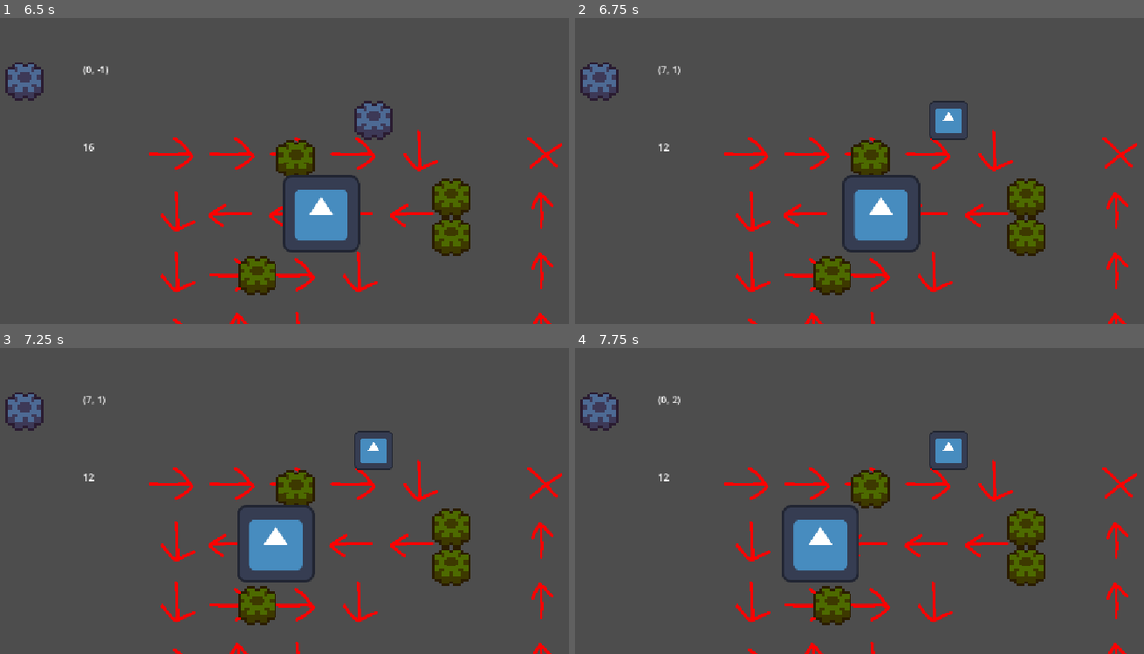
Above: before the commit, frames 1-4 (two rows, left to right).
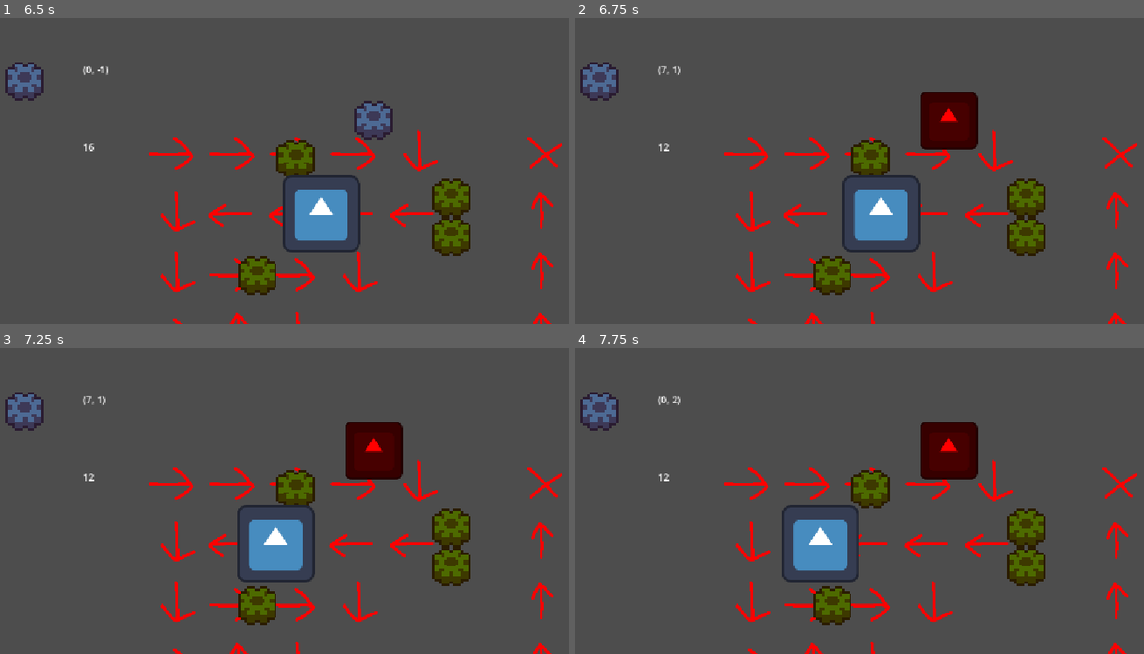
Above: after the commit, the same moments.

Repository: aughckt/spin-to-win
Game: Godot game, scene res://test_world.tscn
Two runs of this game, one before a commit and one after it. Both use one fixed random seed, a clock stepped at 60 frames per second and the inputs below. This scene is started directly instead of the project's main scene. The engine's default icon, where the game draws it, is replaced by a stand-in: a white triangle on a blue panel in a dark square.
Inputs (mouse positions are in pixels of both pictures, inside the frame that each line leads up to):
- Up to frame 1 (6.5 s): move the mouse to (375, 106) at 0.52 s; click (375, 106) at 0.6 s; move the mouse to (85, 146) at 1.27 s; right-click (85, 146) at 1.35 s; move the mouse to (295, 42) at 2.02 s; tap Middle mouse button (M3) at 2.1, 5.85 s; move the mouse to (187, 207) at 2.77 s; tap Q (SecondaryInteract) at 2.85 s; move the mouse to (432, 186) at 3.52 s; hold Space (interact) 3.53-4.28 s; move the mouse to (11, 70) at 4.27 s; click (11, 70) at 4.35 s; move the mouse to (256, 128) at 5.02 s; right-click (256, 128) at 5.1 s; move the mouse to (119, 30) at 5.77 s
- Up to frame 2 (6.75 s): move the mouse to (950, 106) at 6.52 s; tap Q (SecondaryInteract) at 6.6 s
- Up to frame 3 (7.25 s): no input
- Up to frame 4 (7.75 s): move the mouse to (660, 476) at 7.27 s; tap Space (interact) at 7.35 s

Frame 1 is identical in both runs. In frame 2, 1.9% of the frame differs, in the area x 60-71%, y 24-44%; in frame 3, 1.9%; in frame 4, 1.9%.

Commit message:
misc fixes

Diff:
--- a/environment/environment.gd
+++ b/environment/environment.gd
@@ -6,6 +6,7 @@
 @export var tilemap: TileMapLayer
 @export var gearmap: TileMapLayer
 @export var gears: Node2D
+@export var bullets: Node2D
 @export var towers: Node2D
 @export var coords_label: Label
 @export var budget_label: Label
--- a/environment/environment.tscn
+++ b/environment/environment.tscn
@@ -2,8 +2,15 @@
 
 [ext_resource type="Script" uid="uid://y5y80yr7ysjw" path="res://environment/environment.gd" id="1_wjl7u"]
 [ext_resource type="Texture2D" uid="uid://gl622atrk15j" path="res://environment/placeholder_tiles.png" id="2_7uceq"]
-[ext_resource type="PackedScene" uid="uid://kh3rixkt6b3s" path="res://environment/marker.tscn" id="2_x2wa3"]
+[ext_resource type="PackedScene" uid="uid://qyhxr7brjwsw" path="res://towers/gun_tower/gun_tower.tscn" id="2_x2wa3"]
+[ext_resource type="Script" uid="uid://b55436prbbuts" path="res://towers/tower_data.gd" id="3_ehb6n"]
 [ext_resource type="Texture2D" uid="uid://cfh0tlhb5mhf2" path="res://environment/gears/gear_map.png" id="3_wjl7u"]
+
+[sub_resource type="Resource" id="Resource_cec6f"]
+script = ExtResource("3_ehb6n")
+cost = 4
+scene = ExtResource("2_x2wa3")
+metadata/_custom_type_script = "uid://b55436prbbuts"
 
 [sub_resource type="TileSetAtlasSource" id="TileSetAtlasSource_7b2gm"]
 texture = ExtResource("2_7uceq")
@@ -34,15 +41,16 @@
 tile_size = Vector2i(64, 64)
 sources/0 = SubResource("TileSetAtlasSource_7uceq")
 
-[node name="Environment" type="Node2D" unique_id=123182581 node_paths=PackedStringArray("tilemap", "gearmap", "gears", "towers", "coords_label", "budget_label")]
+[node name="Environment" type="Node2D" unique_id=123182581 node_paths=PackedStringArray("tilemap", "gearmap", "gears", "bullets", "towers", "coords_label", "budget_label")]
 script = ExtResource("1_wjl7u")
 tilemap = NodePath("TileMapLayer")
 gearmap = NodePath("GearMap")
 gears = NodePath("Gears")
+bullets = NodePath("Bullets")
 towers = NodePath("Towers")
 coords_label = NodePath("CoordsLabel")
 budget_label = NodePath("BudgetLabel")
-tower_scene = ExtResource("2_x2wa3")
+tower_data = SubResource("Resource_cec6f")
 
 [node name="TileMapLayer" type="TileMapLayer" parent="." unique_id=108710037]
 tile_set = SubResource("TileSet_wetts")
@@ -52,6 +60,8 @@
 tile_set = SubResource("TileSet_fbxa2")
 
 [node name="Gears" type="Node2D" parent="." unique_id=2031837137]
+
+[node name="Bullets" type="Node2D" parent="." unique_id=538719117]
 
 [node name="Towers" type="Node2D" parent="." unique_id=1601212248]
 
--- a/level/level_manager.gd
+++ b/structure/level_manager.gd
@@ -5,8 +5,8 @@
 
 @export var current_level_index: int = 0
 var level_array: Array[PackedScene] = [
-	preload("res://level/template_level.tscn"),
-	preload("res://level/level_snake.tscn")]
+	preload("res://structure/levels/template_level.tscn"),
+	preload("res://structure/levels/level_snake.tscn")]
 var current_level: Level = null
 var current_hp: int = 20
 var is_build_phase: bool = true
--- a/level/level_manager.tscn
+++ b/structure/level_manager.tscn
@@ -1,7 +1,7 @@
 [gd_scene format=3 uid="uid://bua7qsfwr841o"]
 
-[ext_resource type="Script" uid="uid://dru6i38ycl0fp" path="res://level/level_manager.gd" id="1_x4ns8"]
-[ext_resource type="Script" uid="uid://bue8f1qndpe0f" path="res://level/trooper_spawner.gd" id="2_yi5s1"]
+[ext_resource type="Script" uid="uid://dru6i38ycl0fp" path="res://structure/level_manager.gd" id="1_x4ns8"]
+[ext_resource type="Script" uid="uid://bue8f1qndpe0f" path="res://structure/trooper_spawner.gd" id="2_yi5s1"]
 
 [node name="LevelManager" type="Node2D" unique_id=1089132439]
 script = ExtResource("1_x4ns8")
--- a/level/level_snake.tscn
+++ b/structure/levels/level_snake.tscn
@@ -1,6 +1,6 @@
 [gd_scene format=4 uid="uid://bm1wtb2lot64e"]
 
-[ext_resource type="PackedScene" uid="uid://b04sr3oh5d0f3" path="res://level/template_level.tscn" id="1_ugjw3"]
+[ext_resource type="PackedScene" uid="uid://b04sr3oh5d0f3" path="res://structure/levels/template_level.tscn" id="1_ugjw3"]
 
 [node name="LevelSnake" unique_id=251983101 instance=ExtResource("1_ugjw3")]
 
--- a/level/template_level.tscn
+++ b/structure/levels/template_level.tscn
@@ -1,9 +1,9 @@
 [gd_scene format=3 uid="uid://b04sr3oh5d0f3"]
 
-[ext_resource type="Script" uid="uid://c0nyrmno1wcfb" path="res://level/level.gd" id="1_7lnir"]
+[ext_resource type="Script" uid="uid://c0nyrmno1wcfb" path="res://structure/level.gd" id="1_7lnir"]
 [ext_resource type="PackedScene" uid="uid://cji2yg5dqgn0q" path="res://environment/environment.tscn" id="2_hiaeh"]
-[ext_resource type="PackedScene" uid="uid://qyhxr7brjwsw" path="res://tower/tower.tscn" id="3_rxhqx"]
-[ext_resource type="Script" uid="uid://b55436prbbuts" path="res://environment/towers/tower_data.gd" id="4_kan5m"]
+[ext_resource type="PackedScene" uid="uid://qyhxr7brjwsw" path="res://towers/gun_tower/gun_tower.tscn" id="3_rxhqx"]
+[ext_resource type="Script" uid="uid://b55436prbbuts" path="res://towers/tower_data.gd" id="4_kan5m"]
 
 [sub_resource type="Curve" id="Curve_ugjw3"]
 _limits = [0.0, 5.0, 0.0, 30.0]
--- a/test_world.tscn
+++ b/test_world.tscn
@@ -1,9 +1,9 @@
 [gd_scene format=4 uid="uid://5qqtrfrpq3x4"]
 
 [ext_resource type="PackedScene" uid="uid://cji2yg5dqgn0q" path="res://environment/environment.tscn" id="1_dxppu"]
-[ext_resource type="PackedScene" uid="uid://kh3rixkt6b3s" path="res://environment/marker.tscn" id="2_dsnr4"]
+[ext_resource type="PackedScene" uid="uid://qyhxr7brjwsw" path="res://towers/gun_tower/gun_tower.tscn" id="2_dsnr4"]
 [ext_resource type="PackedScene" uid="uid://cmrgjdrggd1x0" path="res://troopers/trooper.tscn" id="2_gy3sr"]
-[ext_resource type="Script" uid="uid://b55436prbbuts" path="res://environment/towers/tower_data.gd" id="3_lf0gk"]
+[ext_resource type="Script" uid="uid://b55436prbbuts" path="res://towers/tower_data.gd" id="3_lf0gk"]
 
 [sub_resource type="Resource" id="Resource_gy3sr"]
 script = ExtResource("3_lf0gk")
--- a/tower/bullet.gd
+++ /dev/null
@@ -1,10 +0,0 @@
-class_name Bullet
-extends RigidBody2D
-
-var life_time: float = 5.0
-
-
-func _physics_process(delta: float) -> void:
-	life_time -= delta
-	if life_time <= 0:
-		queue_free()
--- a/tower/tower.tscn
+++ /dev/null
@@ -1,13 +0,0 @@
-[gd_scene format=3 uid="uid://qyhxr7brjwsw"]
-
-[ext_resource type="Script" uid="uid://xmyvhrr2x5i2" path="res://tower/tower.gd" id="1_3fjlj"]
-[ext_resource type="Texture2D" uid="uid://btm4vlsmnxvyw" path="res://icon.svg" id="1_758mn"]
-
-[node name="Tower" type="Node2D" unique_id=304654658]
-script = ExtResource("1_3fjlj")
-
-[node name="Icon" type="Sprite2D" parent="." unique_id=881709853]
-self_modulate = Color(1, 0, 0, 1)
-z_index = -10
-scale = Vector2(0.75, 0.75)
-texture = ExtResource("1_758mn")
--- /dev/null
+++ b/towers/gun_tower/bullet.gd
@@ -0,0 +1,35 @@
+class_name Bullet
+extends Area2D
+
+const speed: float = 500
+const damage: int = 50
+const life_time: float = 5.0
+var time_left: float
+
+var dir: Vector2
+
+static var pool: Pool
+const scene: PackedScene = preload("res://towers/gun_tower/bullet.tscn")
+
+func _physics_process(delta: float) -> void:
+	time_left -= delta
+	if time_left <= 0:
+		queue_free()
+
+	global_position += dir * speed * delta
+
+static func _get_pool() -> Pool:
+	if pool == null:
+		pool = Pool.create(scene)
+	return pool
+
+static func create() -> Bullet:
+	var bullet: Bullet = _get_pool().get_inst()
+
+	bullet.time_left = life_time
+	bullet.dir = Vector2.ZERO
+
+	return bullet
+
+func remove() -> void:
+	_get_pool().pool(self)
--- a/tower/bullet.tscn
+++ b/towers/gun_tower/bullet.tscn
@@ -1,14 +1,13 @@
 [gd_scene format=3 uid="uid://clfhqev8mp6xc"]
 
 [ext_resource type="Texture2D" uid="uid://btm4vlsmnxvyw" path="res://icon.svg" id="1_j3grx"]
-[ext_resource type="Script" uid="uid://fj7l6fedtag4" path="res://tower/bullet.gd" id="1_wwakr"]
+[ext_resource type="Script" uid="uid://fj7l6fedtag4" path="res://towers/gun_tower/bullet.gd" id="1_wwakr"]
 
 [sub_resource type="CircleShape2D" id="CircleShape2D_idurc"]
 radius = 24.092964
 
-[node name="Bullet" type="RigidBody2D" unique_id=1979531392]
+[node name="Bullet" type="Area2D" unique_id=1233644382]
 collision_mask = 0
-gravity_scale = 0.0
 script = ExtResource("1_wwakr")
 
 [node name="Icon" type="Sprite2D" parent="." unique_id=1605290369]
--- a/tower/tower.gd
+++ b/towers/gun_tower/gun_tower.gd
@@ -1,11 +1,10 @@
-class_name Tower
+class_name GunTower
 extends Node2D
 
 const SHOOT_TIMER_MAX: float = 1.0
-const SHOOT_FORCE: float = 100.0
 var is_powered: bool = false
 var shoot_timer: float = 1.0
-var bullet_scene: PackedScene = preload("res://tower/bullet.tscn")
+var bullet_scene: PackedScene = preload("res://towers/gun_tower/bullet.tscn")
 
 
 func _physics_process(delta: float) -> void:
@@ -17,7 +16,7 @@
 
 func shoot() -> void:
 	shoot_timer = SHOOT_TIMER_MAX
-	var bullet: Bullet = bullet_scene.instantiate()
-	add_child(bullet)
-	bullet.linear_velocity = (Vector2.UP*SHOOT_FORCE).rotated(rotation)
+	var bullet: Bullet = Bullet.create()
+	bullet.reparent.call_deferred(Env.INST.bullets)
+	bullet.dir = (Vector2.UP).rotated(rotation)
 	bullet.global_position = global_position
--- /dev/null
+++ b/towers/gun_tower/gun_tower.tscn
@@ -0,0 +1,12 @@
+[gd_scene format=3 uid="uid://qyhxr7brjwsw"]
+
+[ext_resource type="Script" uid="uid://xmyvhrr2x5i2" path="res://towers/gun_tower/gun_tower.gd" id="1_08lh3"]
+[ext_resource type="Texture2D" uid="uid://btm4vlsmnxvyw" path="res://icon.svg" id="2_57u53"]
+
+[node name="Tower" type="Node2D" unique_id=304654658]
+script = ExtResource("1_08lh3")
+
+[node name="Icon" type="Sprite2D" parent="." unique_id=881709853]
+self_modulate = Color(1, 0, 0, 1)
+scale = Vector2(0.75, 0.75)
+texture = ExtResource("2_57u53")
--- a/troopers/trooper.gd
+++ b/troopers/trooper.gd
@@ -9,12 +9,13 @@
 var target_pos: Vector2
 var walk_normal: Vector2
 var hp: int = 100
-@onready var sprite: Sprite2D = $Sprite2D
-
+@export var sprite: Sprite2D
+@export var collider: Area2D
 
 func _ready() -> void:
 	target_pos = global_position
 	walk_normal = Vector2.ZERO
+	collider.area_entered.connect(_on_area_entered)
 
 
 func _physics_process(delta: float) -> void:
@@ -49,12 +50,11 @@
 	print("%s: Oof owchie I have died" % name)
 	Env.INST.budget += 1
 
-# On bullet entered trooper
-func _on_body_entered(body: Node2D) -> void:
-	# Check what type of thing hit
-	if body is Bullet:
-		take_damage(50)
-		body.queue_free()
+func _on_area_entered(area: Area2D) -> void:
+	if area is Bullet:
+		take_damage(Bullet.damage)
+		(area as Bullet).remove()
+
 
 
 func take_damage(amount: int) -> void:
--- a/troopers/trooper.tscn
+++ b/troopers/trooper.tscn
@@ -6,14 +6,15 @@
 [sub_resource type="CircleShape2D" id="CircleShape2D_idurc"]
 radius = 59.07622
 
-[node name="Trooper" type="Area2D" unique_id=200306663]
-collision_layer = 0
+[node name="Trooper" type="Node2D" unique_id=902723646 node_paths=PackedStringArray("sprite", "collider")]
 script = ExtResource("1_mba6l")
+sprite = NodePath("Sprite2D")
+collider = NodePath("Area2D")
 
 [node name="Sprite2D" type="Sprite2D" parent="." unique_id=1260975531]
 texture = ExtResource("1_iolom")
 
-[node name="CollisionShape2D" type="CollisionShape2D" parent="." unique_id=807592597]
+[node name="Area2D" type="Area2D" parent="." unique_id=962522045]
+
+[node name="CollisionShape2D" type="CollisionShape2D" parent="Area2D" unique_id=807592597]
 shape = SubResource("CircleShape2D_idurc")
-
-[connection signal="body_entered" from="." to="." method="_on_body_entered"]
Renamed: level/level.gd -> structure/level.gd
Renamed: level/level.gd.uid -> structure/level.gd.uid
Renamed: level/level_manager.gd.uid -> structure/level_manager.gd.uid
Renamed: level/trooper_spawner.gd -> structure/trooper_spawner.gd
Renamed: level/trooper_spawner.gd.uid -> structure/trooper_spawner.gd.uid
Renamed: tower/bullet.gd.uid -> towers/gun_tower/bullet.gd.uid
Renamed: tower/tower.gd.uid -> towers/gun_tower/gun_tower.gd.uid
Renamed: environment/towers/tower_data.gd -> towers/tower_data.gd
Renamed: environment/towers/tower_data.gd.uid -> towers/tower_data.gd.uid
